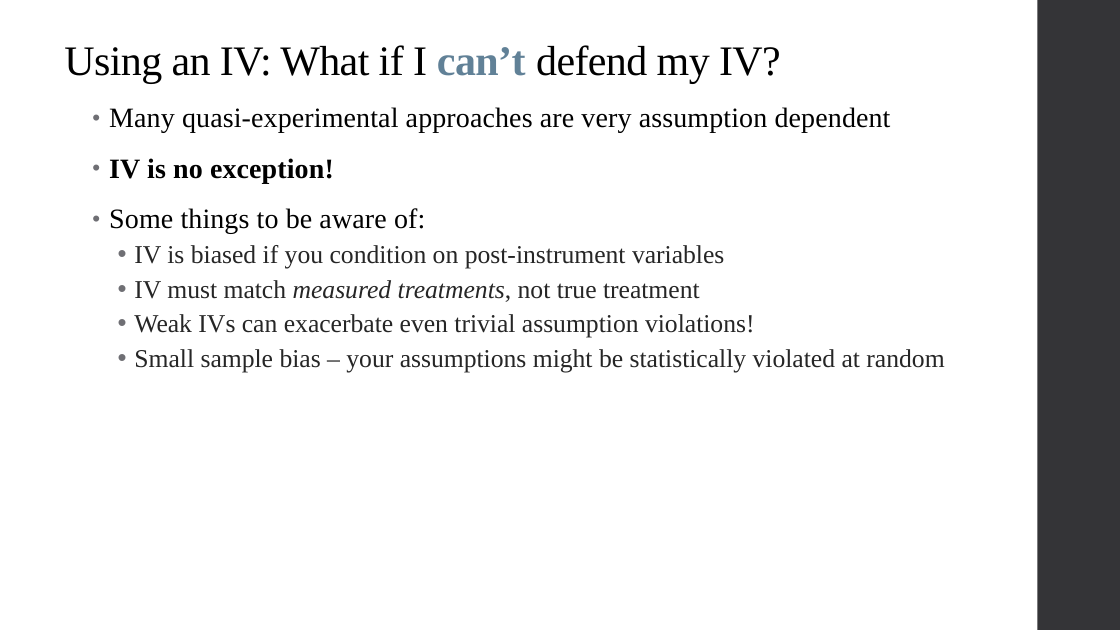
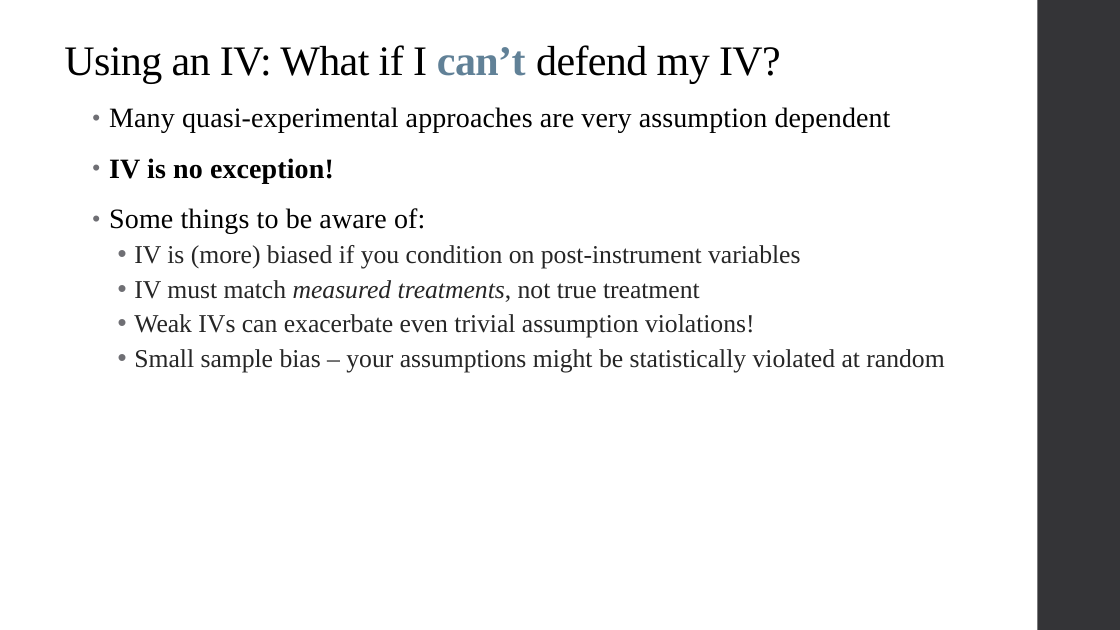
Before and after one commit to qiufei/fork-HAD5744, a slide deck: slide 54 of Lecture06_IV/Lecture6_IVEstimation_2022F.pptx (slide 52 before the commit). Drawn at 1120x630 pixels with LibreOffice and Linux fonts; fonts in the diff are those of the drawing. Boxes give left, top, right and bottom in pixels: in the first picture for what was removed or moved away, otherwise in the second. Text is boxed around its words. In the diff, an @@ line names an element or a change of style, - is before the commit and + after.

Commit message:
Update Lecture 6

```diff
--- a/Lecture06_IV/Lecture6_IVEstimation_2022F.pptx
+++ b/Lecture06_IV/Lecture6_IVEstimation_2022F.pptx
@@ text at bbox=[134, 245, 800, 268]: text changed @@
-  • IV is biased if you condition on post-instrument variables
+  • IV is (more) biased if you condition on post-instrument variables
```
Also in this commit, not shown: 5 slides added, 1 slide removed, 6 other files.
